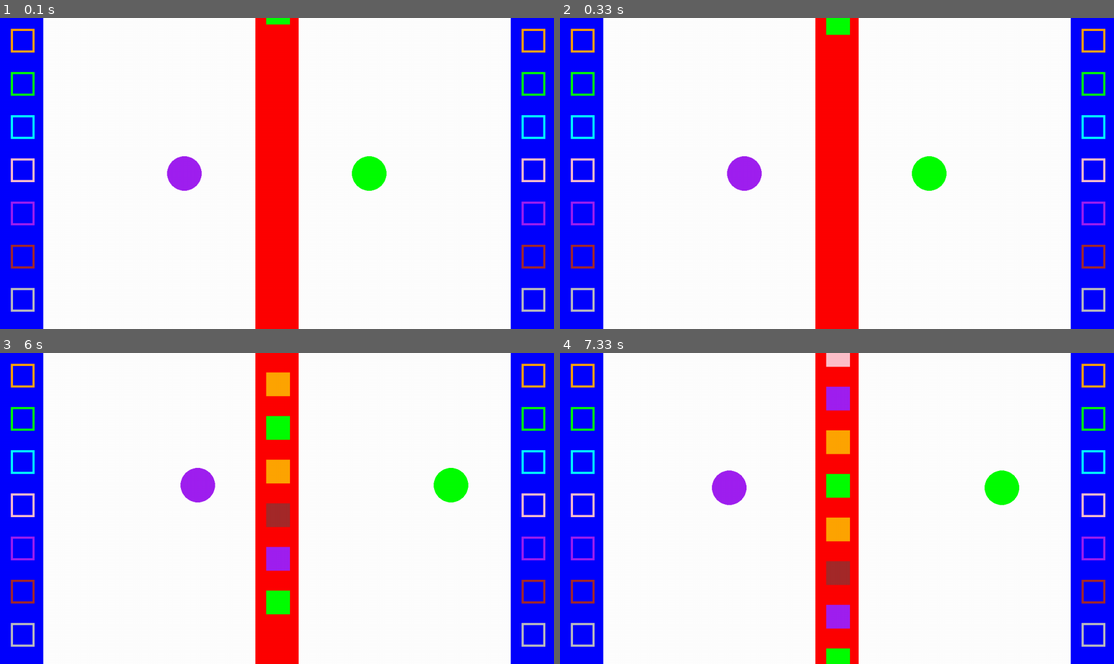
Above: before the commit, frames 1-4 (two rows, left to right).
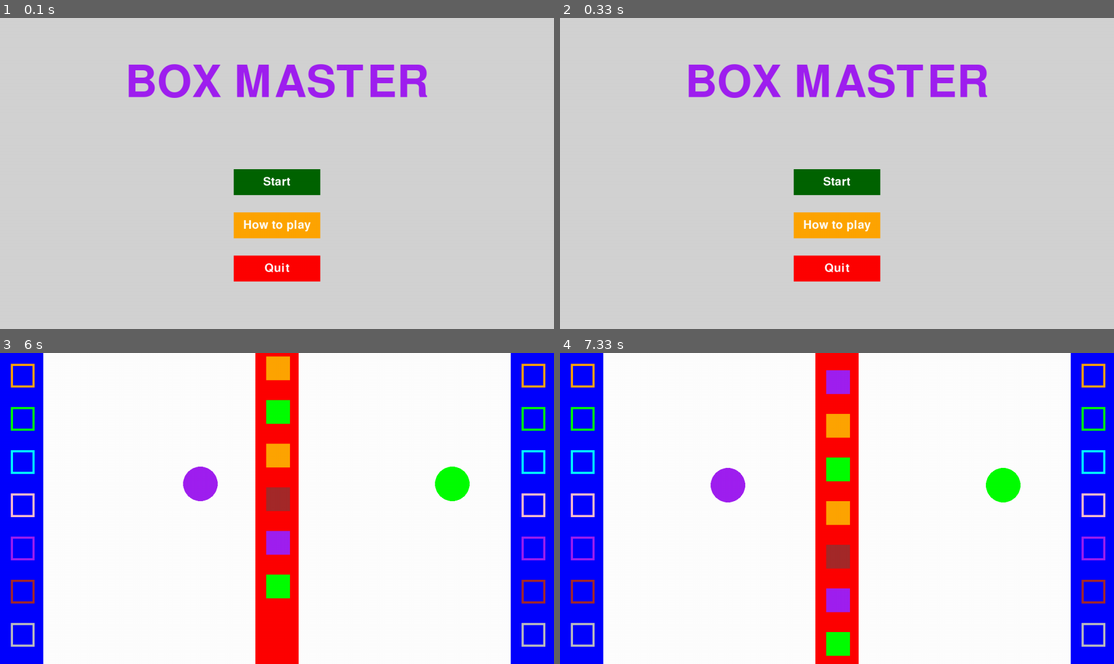
Above: after the commit, the same moments.

Repository: michlima/pygame-project
Game: pygame game, started from main.py
The game is run twice, just before and just after one commit, with the same random seed, the same clock (stepped at 60 frames per second) and the same inputs.
Inputs (mouse positions are in pixels of both pictures, inside the frame that each line leads up to):
- Up to frame 1 (0.1 s): no input
- Up to frame 2 (0.33 s): no input
- Up to frame 3 (6 s): click (277, 517) at 0.38 s, where only the run after the commit has a clickable "Start"; hold Right 0.67-1.13 s; move the mouse to (254, 520) at 0.7 s; hold Up 1.17-1.47 s; hold W 1.17-1.47 s; hold Right 1.5-1.97 s; hold D 1.5-1.97 s; hold Left 2-2.53 s; hold A 2-2.53 s; hold Down 2.57-2.87 s; hold S 2.57-2.87 s; hold Left 2.9-3.3 s; hold A 2.9-3.3 s; hold Up 3.33-3.7 s; hold W 3.33-3.7 s; hold Right 3.73-4.37 s; hold D 3.73-4.37 s; hold Down 4.4-4.77 s; hold S 4.4-4.77 s; hold Left 4.8-5.27 s; hold A 4.8-5.27 s; hold Right 5.3-5.77 s; hold D 5.3-5.77 s; hold Up from 5.8 s (still down); hold W from 5.8 s (still down)
- Up to frame 4 (7.33 s): release Up at 6.1 s; release W at 6.1 s; hold Right 6.13-6.6 s; hold D 6.13-6.6 s; hold Left 6.63-7.17 s; hold A 6.63-7.17 s; hold Down from 7.2 s (still down); hold S from 7.2 s (still down)

The runs differ from the first frame. In frame 1, 99% of the frame differs, in the area x 0-100%, y 0-100%; in frame 2, 99%; in frame 3, 3.0%; in frame 4, 3.7%.

Commit message:
Added main menu

Diff:
--- a/main.py
+++ b/main.py
@@ -101,10 +101,51 @@
     drawConveyer(screen, 0,0,"blue",100,screen.get_height())
     drawDropOffs(screen)
 
+def main_menu(screen):#to create a main menu
+    clock = pygame.time.Clock()#get framerate
+    while True: #main menu shows until player click to start or quit game
+        screen.fill("lightgray") #the background color of main menu
+
+        #to make a title
+        title_text = all_text(None, 150, "BOX MASTER", True, "purple")
+        screen.blit(title_text, ((screen.get_width() - title_text.get_width()) / 2, 100))
+
+        #to add start button
+        start_button = pygame.Rect(screen.get_width() / 2 - 100, 350, 200, 60)
+        start_button_clicked = all_buttons(screen, start_button, "Start", None, 40, "darkgreen", "white")
+
+        #to add help & pause button
+        help_pause_button = pygame.Rect(screen.get_width() / 2 - 100, 450, 200, 60)
+        help_pause_button_clicked = all_buttons(screen, help_pause_button, "How to play", None, 40, "orange", "white")
+
+        #to add quit button
+        quit_button = pygame.Rect(screen.get_width() / 2 - 100, 550, 200, 60)
+        quit_button_clicked = all_buttons(screen, quit_button, "Quit", None, 40, "red", "white")
+
+
+        if start_button_clicked: #click to start the game
+            break #the main menu function breaks and the game starts
+
+        if quit_button_clicked: #click to quit the game
+            pygame.quit()
+            exit()
+
+        pygame.display.flip() #render display & buttons
+
+        clock.tick(60) #limiting framerate to 60 in main menu
+
+        for event in pygame.event.get(): #make sure the game quits when the user closes the entire window
+            if event.type == pygame.QUIT:
+                pygame.quit()
+                exit()
+
 def main():
     pygame.init()
     screen = pygame.display.set_mode((1280, 720))
     clock = pygame.time.Clock()
+
+    main_menu(screen)
+
     dt, count, running, queuedBoxes = 0 , 100, True, []
 
     player_pos = pygame.Vector2(screen.get_width() / 3, screen.get_height() / 2)    # defines player position
@@ -127,7 +168,7 @@
             boxColors = ["orange","green","cyan","pink","purple","brown","gray"]
 
             randomPoints = random.randrange(1,4,1)
-            box_is_bomb = random.random() < 0.1 #10% chance of bomb
+            box_is_bomb = random.random() < 0.2 #20% chance of bomb
             queuedBoxes.append({"rect": pygame.Rect(screen.get_width() / 2 - 25, -50, 55, 55), "points": randomPoints,"color":random.choice(boxColors), "box_is_bomb": box_is_bomb})
             count = 0
 
Not shown, changed: sprites/.DS_Store
